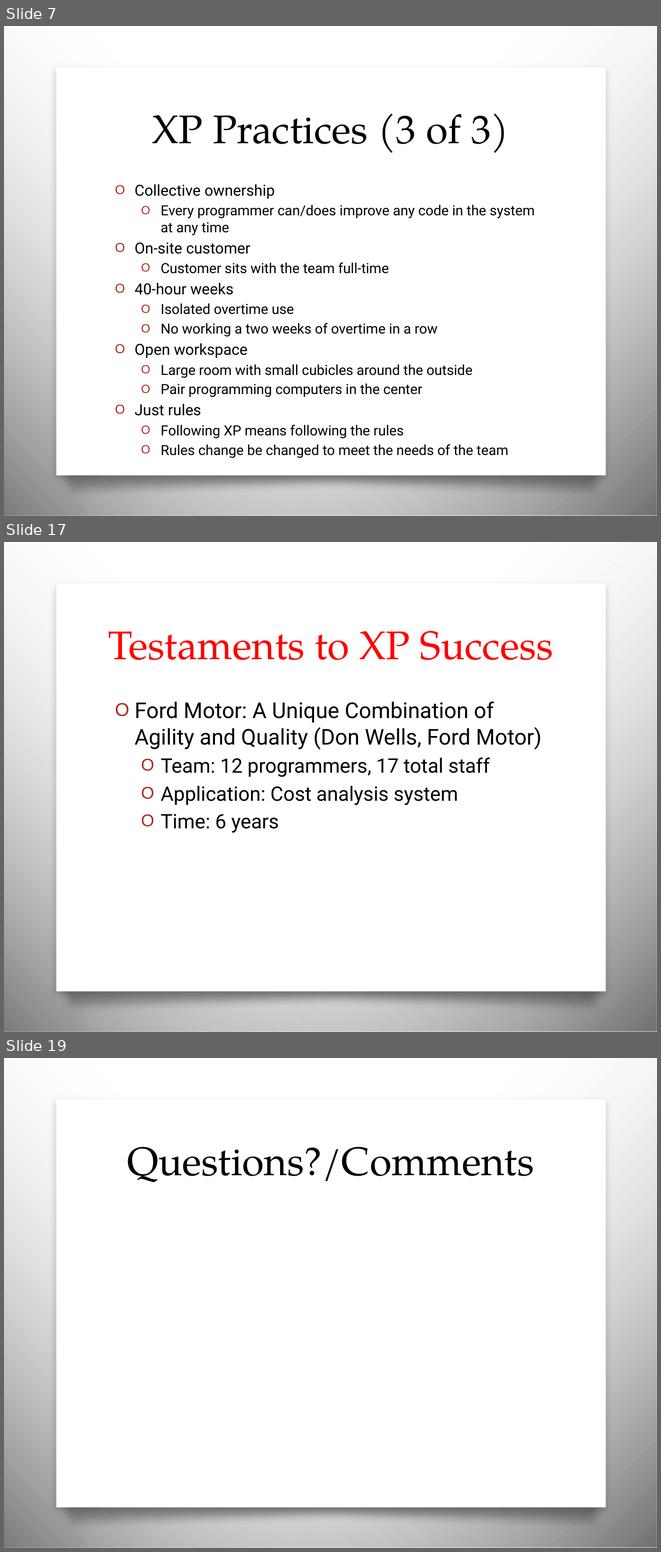
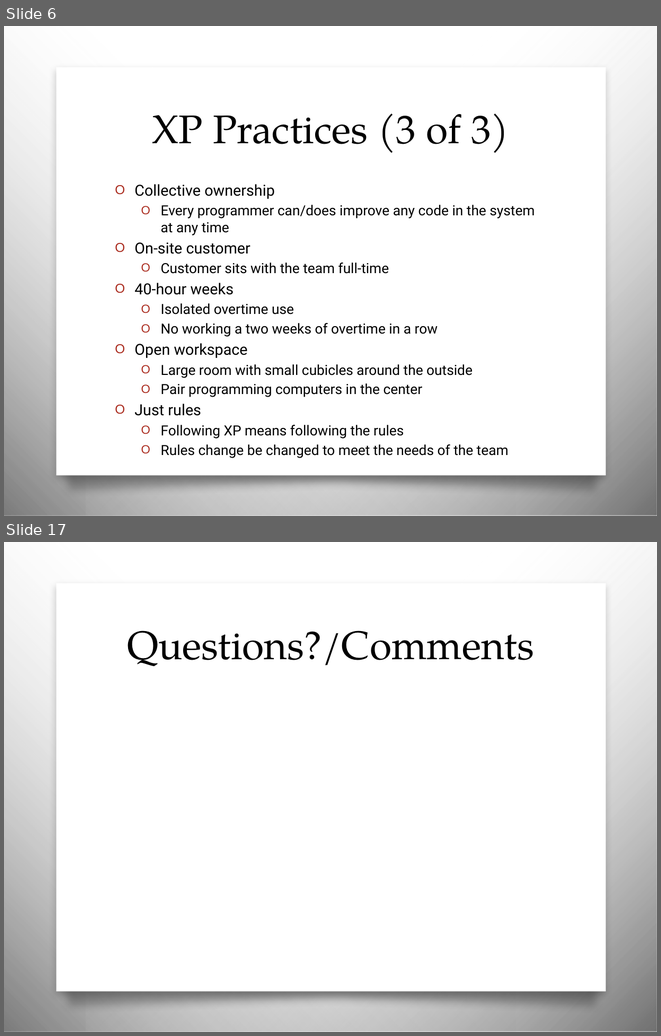
Before and after one commit to msnyde8/COSC617, a slide deck: Readings/Embracing Change with Extreme Programming - MJS.pptx. Shown one above the other, each under a label of ours: slides 7, 17 and 19 before the commit, slides 6 and 17 after it; the slides between them are not shown. The pictures are 661x1552 and 661x1036 pixels, drawn with LibreOffice and Linux fonts; fonts in the diff are those of the drawing; background and template pictures are left out. Boxes give left, top, right and bottom in pixels: in the first picture for what was removed or moved away, otherwise in the second. Text is boxed around its words. In the diff, an @@ line names an element or a change of style, - is before the commit and + after.

```diff
--- a/Readings/Embracing Change with Extreme Programming - MJS.pptx
+++ b/Readings/Embracing Change with Extreme Programming - MJS.pptx
@@ slide 17 removed at box(4, 542, 657, 1032), background picture (left out); not listed: 4 template elements that a slide beside it also shows @@
@@ title removed at box(108, 631, 554, 660) @@
-Testaments to XP Success
@@ text removed at box(134, 701, 541, 832) @@
-O Ford Motor: A Unique Combination of Agility and Quality (Don Wells, Ford Motor)
-  O Team: 12 programmers, 17 total staff
-  O Application: Cost analysis system
-  O Time: 6 years
@@ what was slide 7 is now slide 6 @@
@@ what was slide 19 is now slide 17 @@
```
Also in this commit, not shown: 10 slides changed, 2 slides added, 4 other slides removed, 2 other files.
